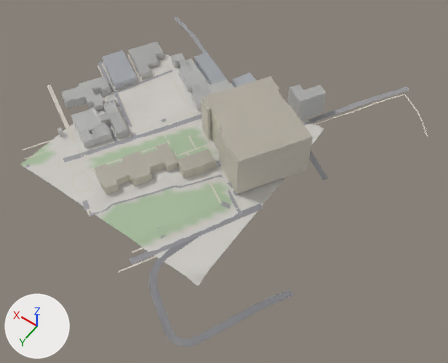
Before and after pictures for a commit that changed the glTF model game/world/tile_-1_-2.glb.
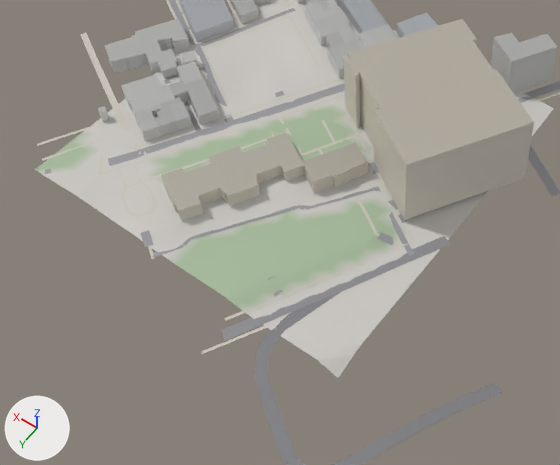
The first picture shows the older version from a camera (50 mm lens) standing at (-458.0, 748.0, 566.0) and looking at (-194.0, 380.0, -13.0). The close-ups show the older and then the newer version on the part from 0% to 73% of the width and 18% to 93% of the height of that picture. Only the edits that show in the close-ups are written down. Lighting does not change. The marker at lower left points along +X, +Y and +Z. Where no turn or scale is listed for an object, it has been applied to the vertices.

The older version as bpy lines, for what is in view:
```python
me_buildings = bpy.data.meshes.new('buildings')
me_buildings.from_pydata(...)  # 936 vertices, 1374 faces; spans x -271.0..48.0, y 225.0..486.0, z 1.0..62.0
me_buildings.materials.append(mat_defaultmaterial)
me_roads = bpy.data.meshes.new('roads')
me_roads.from_pydata(...)  # 1304 vertices, 742 faces; spans x -363.0..80.0, y 128.0..576.0, z -2.0..13.0
me_roads.materials.append(mat_defaultmaterial_001)
me_terrain = bpy.data.meshes.new('terrain')
me_terrain.from_pydata(...)  # 1089 vertices, 2048 faces; spans x -256.0..0.0, y 256.0..512.0, z -4.0..14.0
me_terrain.materials.append(mat_defaultmaterial_002)
ob_buildings = bpy.data.objects.new('buildings', me_buildings)
ob_buildings.location = (0.0, 0.0, 0.0)
ob_roads = bpy.data.objects.new('roads', me_roads)
ob_roads.location = (0.0, 0.0, 0.0)
ob_terrain = bpy.data.objects.new('terrain', me_terrain)
ob_terrain.location = (0.0, 0.0, 0.0)
```
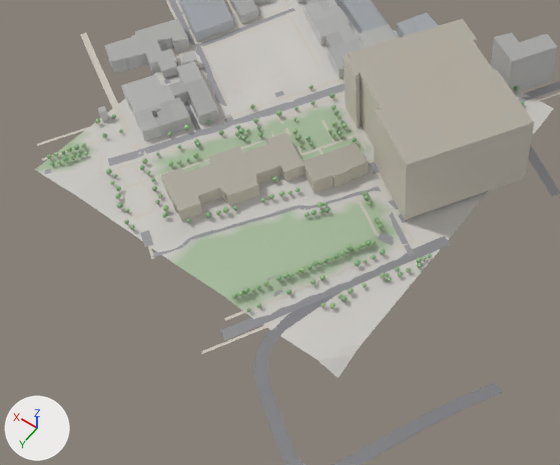
The edits, one by one:
Mesh me_props is new.
It has 4152 vertices, 6920 faces and spans x -256.0..0.0, y 257.0..512.0, z 2.0..18.0.
It uses material mat_defaultmaterial_002.
Object 'props' (ob_props) is new; it shows me_props.
Its location is (0.0, 0.0, 0.0).

Location of each change, [x1, y1, x2, y2] in pixels of the close-ups (560 x 465 px):
'props', added: after [47, 85, 525, 313]
